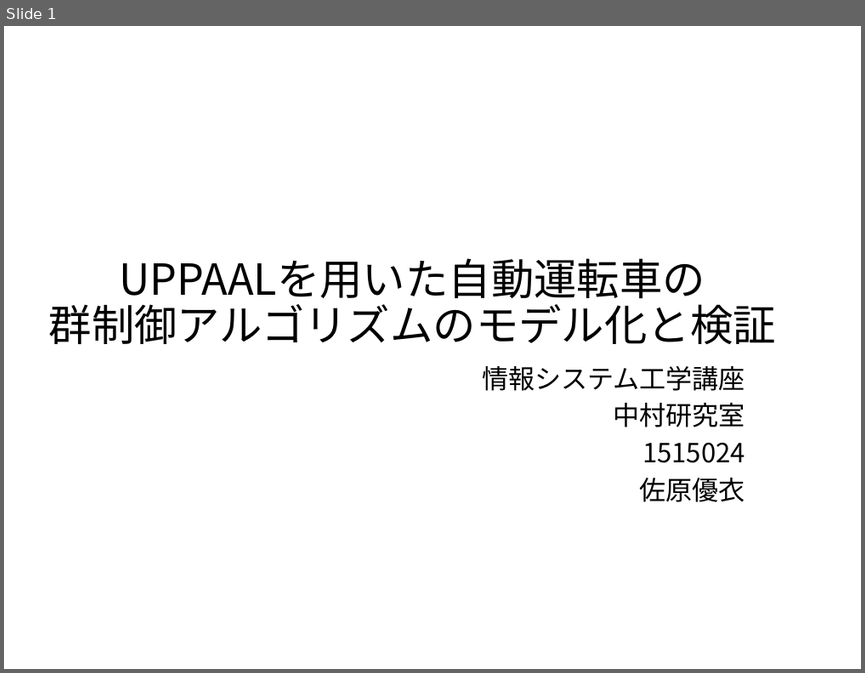
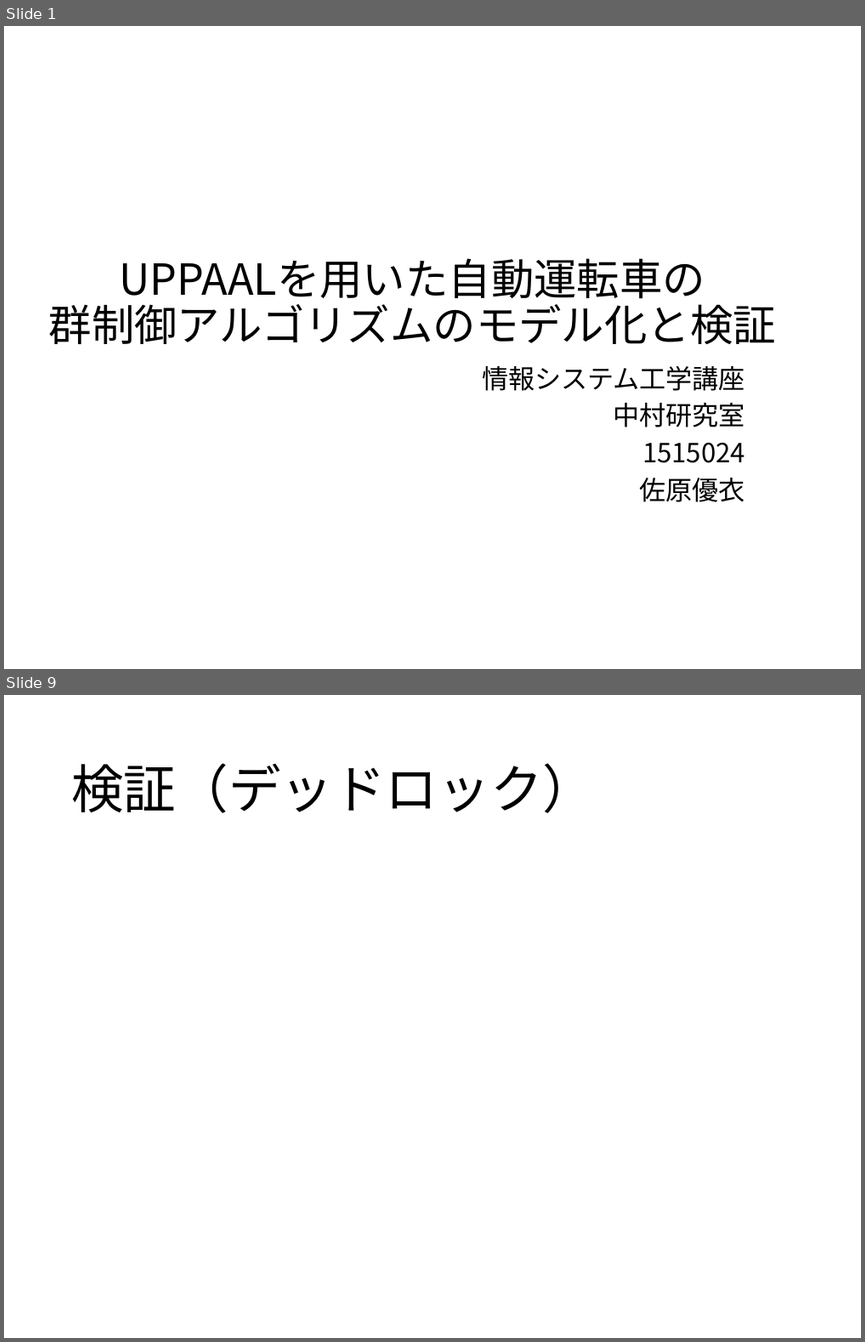
Before and after one commit to Sahara62/graduateResearch, a slide deck: GraduateSlide.pptx. Shown one above the other, each under a label of ours: slide 1 before the commit, slides 1 and 9 after it; the slides between them are not shown. The pictures are 865x673 and 865x1342 pixels, drawn with LibreOffice and Linux fonts; fonts in the diff are those of the drawing. Boxes give left, top, right and bottom in pixels: in the first picture for what was removed or moved away, otherwise in the second. Text is boxed around its words. In the diff, an @@ line names an element or a change of style, - is before the commit and + after.

```diff
--- a/GraduateSlide.pptx
+++ b/GraduateSlide.pptx
@@ slide 9 added at box(4, 695, 861, 1338), background #FFFFFF @@
@@ title added at box(71, 763, 595, 813), 44 pt, text #000000 @@
+検証（デッドロック）
```
Also in this commit, not shown: 6 slides changed, 3 other slides added, 1 slide removed, 3 other files.
